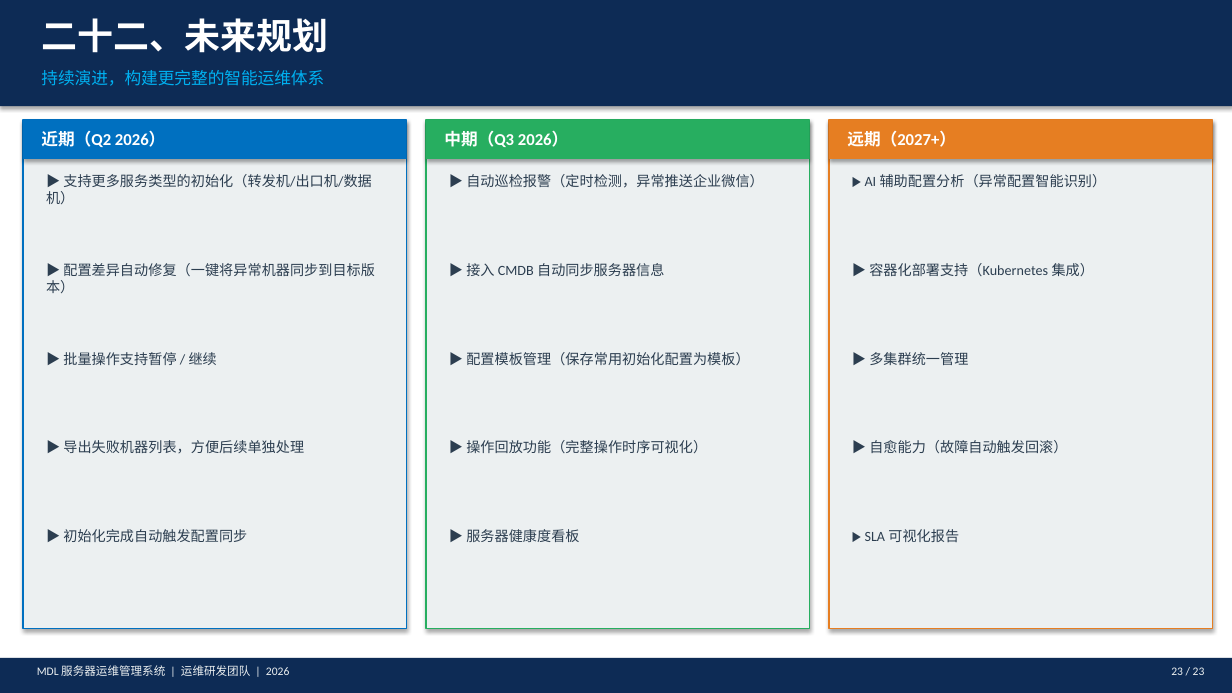
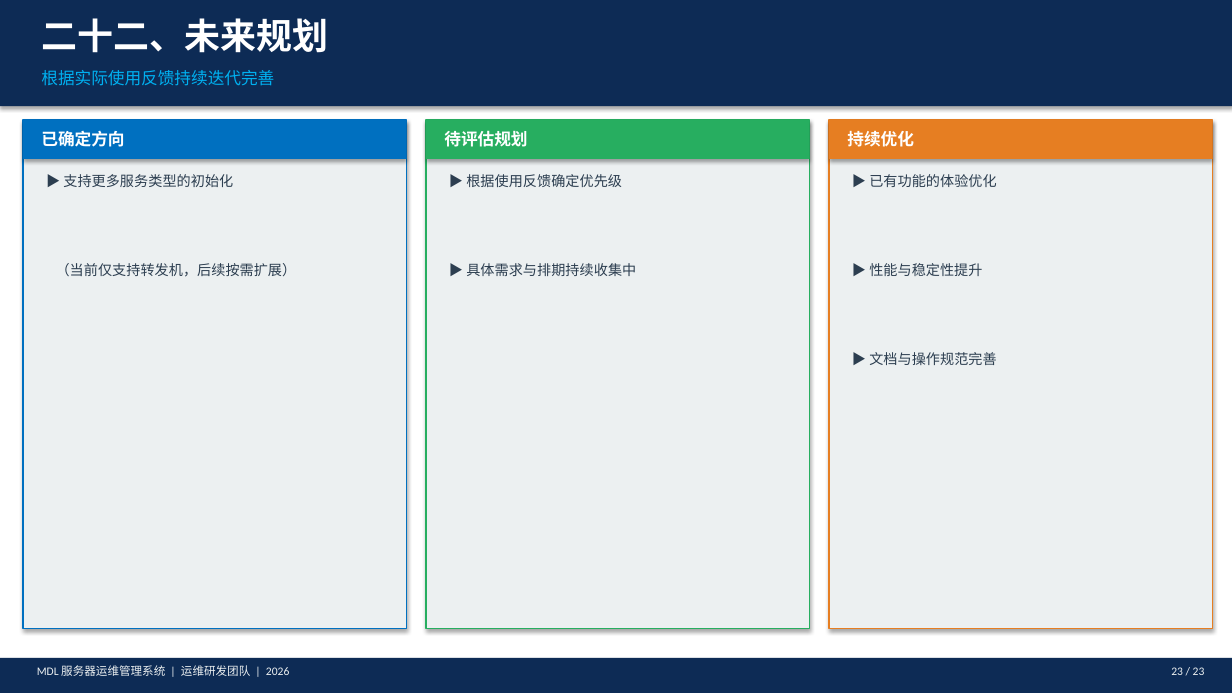
Before and after one commit to rexzhanglis/release-src, a slide deck: slide 23 of MDL_运维管理系统_领导汇报_优化版.pptx. Drawn at 1232x693 pixels with LibreOffice and Linux fonts; fonts in the diff are those of the drawing. Boxes give left, top, right and bottom in pixels: in the first picture for what was removed or moved away, otherwise in the second. Text is boxed around its words. In the diff, an @@ line names an element or a change of style, - is before the commit and + after.

Commit message:
优化批量化初始化服务器“

```diff
--- a/MDL_运维管理系统_领导汇报_优化版.pptx
+++ b/MDL_运维管理系统_领导汇报_优化版.pptx
@@ text at [41,70,274,86]: text changed @@
-持续演进，构建更完整的智能运维体系
+根据实际使用反馈持续迭代完善
@@ text at [41,131,124,147]: text changed @@
-近期（Q2 2026）
+已确定方向
@@ text at [444,131,527,147]: text changed @@
-中期（Q3 2026）
+待评估规划
@@ text at [847,130,914,147]: text changed @@
-远期（2027+）
+持续优化
@@ text at [63,174,233,187]: text changed @@
-▶ 支持更多服务类型的初始化（转发机/出口机/数据机）
+▶ 支持更多服务类型的初始化
@@ text at [466,174,622,187]: text changed @@
-▶ 自动巡检报警（定时检测，异常推送企业微信）
+▶ 根据使用反馈确定优先级
@@ text at [869,174,996,187]: text changed @@
-▶ AI 辅助配置分析（异常配置智能识别）
+▶ 已有功能的体验优化
@@ text at [56,263,297,277]: text changed @@
-▶ 配置差异自动修复（一键将异常机器同步到目标版本）
+（当前仅支持转发机，后续按需扩展）
@@ text at [466,263,636,276]: text changed @@
-▶ 接入 CMDB 自动同步服务器信息
+▶ 具体需求与排期持续收集中
@@ text at [869,263,982,276]: text changed @@
-▶ 容器化部署支持（Kubernetes 集成）
+▶ 性能与稳定性提升
@@ text removed at [63,352,217,365] @@
-▶ 批量操作支持暂停 / 继续
@@ text removed at [466,352,749,365] @@
-▶ 配置模板管理（保存常用初始化配置为模板）
@@ text at [869,352,996,365]: text changed @@
-▶ 多集群统一管理
+▶ 文档与操作规范完善
@@ text removed at [63,440,304,453] @@
-▶ 导出失败机器列表，方便后续单独处理
@@ text removed at [466,440,707,453] @@
-▶ 操作回放功能（完整操作时序可视化）
@@ text removed at [869,440,1067,453] @@
-▶ 自愈能力（故障自动触发回滚）
@@ text removed at [63,529,247,542] @@
-▶ 初始化完成自动触发配置同步
@@ text removed at [466,529,579,542] @@
-▶ 服务器健康度看板
@@ text removed at [865,529,959,542] @@
-▶ SLA 可视化报告
```
Also in this commit, not shown: 6 other slides changed, 1 slide added, 5 other files.
